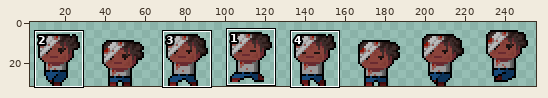
Sprite sheet -- Assets/Sprites/Zombie AssetPack/AnimationSheets/Player_Character_32x32/Player_run.png. The picture above shows the old version from afar; the outline marks the close-up.
Close-up. Before the commit:
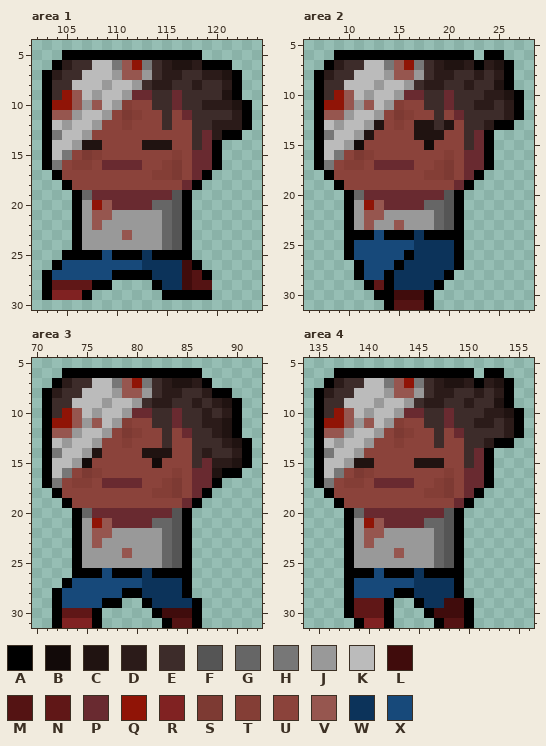
The file is 256x32 pixels. Colours within 5 levels of each other are drawn and written as one. Shown: area 1: x 102..124, y 4..30; area 2: x 6..28, y 5..31; area 3: x 70..92, y 5..31; area 4: x 134..156, y 5..31. The wide view leaves out empty margins. The commit also changed other parts of the picture, which this record leaves out.
Palette (. is transparent): A #000000  B #120a09  C #201311  D #2b1b19  E #3d2c2a  F #555555  G #666666  H #777777  J #999999  K #bbbbbb  L #400c0c  M #541313  N #601717  P #692a30  Q #901406  R #802222  S #7d3a33  T #843e36  U #8b433b  V #96564f  W #0c335a  X #17497a
Pixels before, area 1, first column x 103:
 5 ..AAAAAAAAAAAAAA.....
 6 .ADEEKKHVQHEDCCDAAA..
 7 ADEEKKKJVVJEDDEEDDCA.
 8 AEEKKKJKKJEDDEEDEEDA.
 9 AEQVKJKKJPPEEPEEEECA.
10 AQQVJVKJTUUEEPEEDDDCA
11 AVVJKKJUSTUUEUPEEEEDA
12 AKJKKJUUTUUUEUUEEDDDA
13 AHKKJUUUUUUUUUUEPDAA.
14 AKKJCCUUUUCCCUUEPA...
15 AKHUSTUUUUUUUTUPPA...
16 AHUTTUPPPPUUTSUPPA...
17 .AUUUUUUUUUTTSUPA....
18 ..AUUUUUUUUUUUPA.....
19 ...AGPPPPPPPPFA......
20 ...AJQVPPPPGGFA......
21 ...AJVVJJJJJGFA......
22 ...AJVJJJJJJGFA......
23 ...AJJJJVJJJGFA......
24 ...AJJJJJJJJGFA......
25 ..AAAAXAAAWAAAA......
26 .AXXXXXXXXWWWWLA.....
27 AXXXXXXAAAAWWWLMA....
28 ANNNNAA....AWWLMM....
29 ARRRA.......AAAAA....
Pixels before, area 2, first column x 7:
 6 ..AAAAAAAAAAAAAA.AA..
 7 .ADEEKKHVQHEDCCDADCA.
 8 ADEEKKKJVVJEDDEEDEDA.
 9 AEEKKKJKKJEDDEEDEECA.
10 AEQVKJKKJPPEEPEEEDDCA
11 AQQVJVKJTUUEEPEEDDEDA
12 AVVJKKJUSTUUEUPEEEEDA
13 AKJKKJCUTUCCECUEEDAA.
14 AHKKJCUUUUCCCUUEPA...
15 AKKJBUUUUUUBUUUEPA...
16 AKHUSTUUUUUUUTUPPA...
17 AHUTTUPPPPUUTSUPPA...
18 .AUUUUUUUUUTTSUPA....
19 ..AUUUUUUUUUUUPA.....
20 ...AGPPPPPPPPFA......
21 ...AJQVPPPPGGFA......
22 ...AJVVJJJJJGFA......
23 ...AJVJJVJJJGFA......
24 ...AAAXAAAWAAAA......
25 ...AXXXXXXWWWWA......
26 ...AXXXXXAWWWWA......
27 ....AXXXAWWWWWA......
28 ....AXXAWWWWWA.......
29 .....ANAWWWWA........
30 ......AALLLA.........
31 .......AMMMA.........
Pixels before, area 3, first column x 71:
 6 ..AAAAAAAAAAAAAA.....
 7 .ADEEKKHVQHEDCCDA....
 8 ADEEKKKJVVJEDDEEDAA..
 9 AEEKKKJKKJEDDEEDEDCA.
10 AEQVKJKKJPPEEPEEDEDA.
11 AQQVJVKJTUUEEPEEDDCA.
12 AVVJKKJUSTUUEUPEEDCA.
13 AKJKKJUUTUUUEUUEEEDCA
14 AHKKJCUUUUCCCUUEDEEDA
15 AKKJBUUUUUUBUUUEPDDCA
16 AKHUSTUUUUUUUTUPPCAA.
17 AHUTTUPPPPUUTSUPPA...
18 .AUUUUUUUUUTTSUPA....
19 ..AUUUUUUUUUUUPA.....
20 ...AGPPPPPPPPFA......
21 ...AJQVPPPPGGFA......
22 ...AJVVJJJJJGFA......
23 ...AJVJJJJJJGFA......
24 ...AJJJJVJJJGFA......
25 ...AJJJJJJJJGFA......
26 ...AAAXAAAWAAAA......
27 ..AXXXXXXXWWWWA......
28 .AXXXXXXAAWWWWA......
29 .AXXXXAA..AWWWWA.....
30 .ANNNA.....ALLLA.....
31 .ARRRA......AMMA.....
Pixels before, area 4, first column x 135:
 6 ..AAAAAAAAAAAAAA.AA..
 7 .ADEEKKHVQHEDCCDADCA.
 8 ADEEKKKJVVJEDDEEDEDA.
 9 AEEKKKJKKJEDDEEDEECA.
10 AEQVKJKKJPPEEPEEEDDCA
11 AQQVJVKJTUUEEPEEDDEDA
12 AVVJKKJUSTUUEUPEEEEDA
13 AKJKKJUUTUUUEUUEEDAA.
14 AHKKJUUUUUUUUUUEPA...
15 AKKJCCUUUUCCCUUEPA...
16 AKHUSTUUUUUUUTUPPA...
17 AHUTTUPPPPUUTSUPPA...
18 .AUUUUUUUUUTTSUPA....
19 ..AUUUUUUUUUUUPA.....
20 ...AGPPPPPPPPFA......
21 ...AJQVPPPPGGFA......
22 ...AJVVJJJJJGFA......
23 ...AJVJJJJJJGFA......
24 ...AJJJJVJJJGFA......
25 ...AJJJJJJJJGFA......
26 ...AAAXAAAWAAAA......
27 ...AXXXXXXWWWWA......
28 ...AXXXXAAWWWWA......
29 ...ANNNA..AWWLLA.....
30 ...ANNNA...ALLLA.....
31 ....ARRA....AMMA.....
The result:
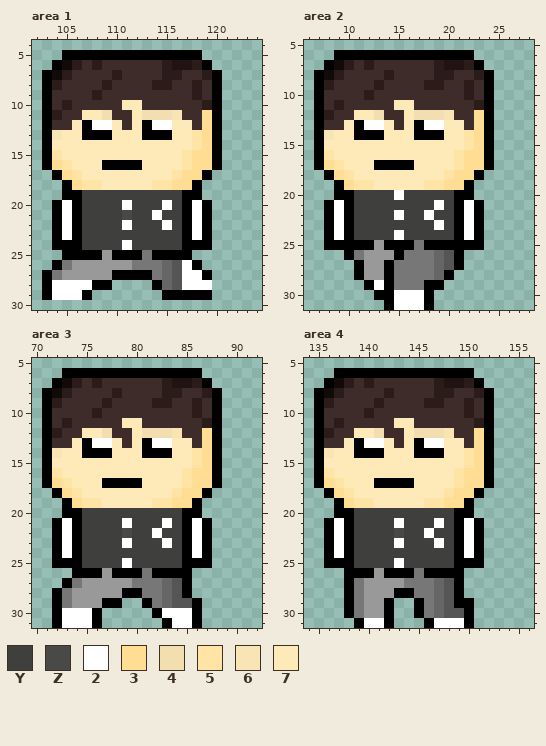
Colours new in this view: Y #3f3f3e  Z #494948  2 #ffffff  3 #ffde94  4 #f3deb0  5 #ffe4a6  6 #f8e4b5  7 #fee9b8
The edit:
Changed rows in their new state; - is an unchanged pixel.
Area 1:
first column x 104:
 6 -BD-DEEEEE------..--
 7 BD-EEEDEEE------A..-
 8 D-EEEDEEE-------A..-
 9 -EEEDEEEEE--E-D-A..-
10 EDEEEEE77E--E---A...
11 DEE774EE74446E-3A...
12 EE7A227E7A2277-3A...
13 677AAA777AAA7753A..-
14 7777777777777753----
15 5777777777777533----
16 35777AAAA7777533----
17 -35777777777533-----
18 --355777775533------
19 -A-YYYYYYYYYY-A-----
20 A2-YYYY2YYY2Y-2A----
21 A2-YYYYZYY2YY-2A----
22 A2-YYYY2YYY2Y-2A----
23 A2-YYYYYYYYYY-2A----
24 AA-YYYY2YYYYY-AA----
25 -----J---H----------
26 -HJJJJJJHHHGF2------
27 HJJJJJ----HGF22-----
28 2222-------GF222----
29 222-----------------
Area 2:
first column x 8:
 6 ----------------..--
 7 -BD-DEEEEE------...-
 8 BD-EEEDEEE------A..-
 9 D-EEEDEEE-------A..-
10 -EEEDEEEEE--E-D-A...
11 EDEEEEE77E--E---A...
12 DEE774EE74446E-3A...
13 EE7A227E7A2277-3A..-
14 677AAA777AAA7753----
15 7777777777777753----
16 5777777777777533----
17 35777AAAA7777533----
18 -35777777777533-----
19 --355777775533------
20 -A-YYYY2YYYYY-A-----
21 A2-YYYYYYYY2Y-2A----
22 A2-YYYY2YY2YY-2A----
23 A2-YYYYYYYY2Y-2A----
24 A2-YYYY2YYYYY-2A----
25 AA-AAJAAAHAAA-AA----
26 ---HJJJAHHHGF-------
27 ----JJAHHHHGF-------
28 ----JJ-HHHHG--------
29 -----2-HHHA---------
30 -------222----------
31 -------222----------
Area 3:
first column x 72:
 7 -BD-DEEEEE----------
 8 BD-EEEDEEE-------.--
 9 D-EEEDEEE-------A..-
10 -EEEDEEEEE--E-DEA..-
11 EDEEEEE77E--E---A..-
12 DEE774EE74446E-3A..-
13 EE7A227E7A2277-3A...
14 677AAA777AAA7753A...
15 7777777777777753A...
16 5777777777777533A..-
17 35777AAAA7777533----
18 -35777777777533-----
19 --355777775533------
20 -A-YYYYYYYYYY-A-----
21 A2-YYYY2YYY2Y-2A----
22 A2-YYYYZYY2YY-2A----
23 A2-YYYY2YYY2Y-2A----
24 A2-YYYYYYYYYY-2A----
25 AA-YYYY2YYYYY-AA----
26 -----J---H----------
27 --HJJJJJHHHGF-------
28 -HJJJJJ--HHGF-------
29 -HJJJ-----HGFF------
30 -222-------222------
31 -222--------22------
Area 4:
first column x 136:
 6 ----------------..--
 7 -BD-DEEEEE------...-
 8 BD-EEEDEEE------A..-
 9 D-EEEDEEE-------A..-
10 -EEEDEEEEE--E-D-A...
11 EDEEEEE77E--E---A...
12 DEE774EE74446E-3A...
13 EE7A227E7A2277-3A..-
14 677AAA777AAA7753----
15 7777777777777753----
16 5777777777777533----
17 35777AAAA7777533----
18 -35777777777533-----
19 --355777775533------
20 -A-YYYYYYYYYY-A-----
21 A2-YYYY2YYY2Y-2A----
22 A2-YYYYZYY2YY-2A----
23 A2-YYYY2YYY2Y-2A----
24 A2-YYYYYYYYYY-2A----
25 AA-YYYY2YYYYY-AA----
26 -----J---H----------
27 ---HJJJJHHHGF-------
28 ---HJJJ--HHGF-------
29 ---HJJ----HGFA------
30 ---HJJ---AHGFF------
31 ----22----A222------
Pixel boxes of the changes (left, top, right, bottom) in both close-ups:
changed: (52, 60, 252, 300)
changed: (324, 50, 524, 310)
changed: (52, 378, 252, 628)
changed: (324, 368, 524, 628)
